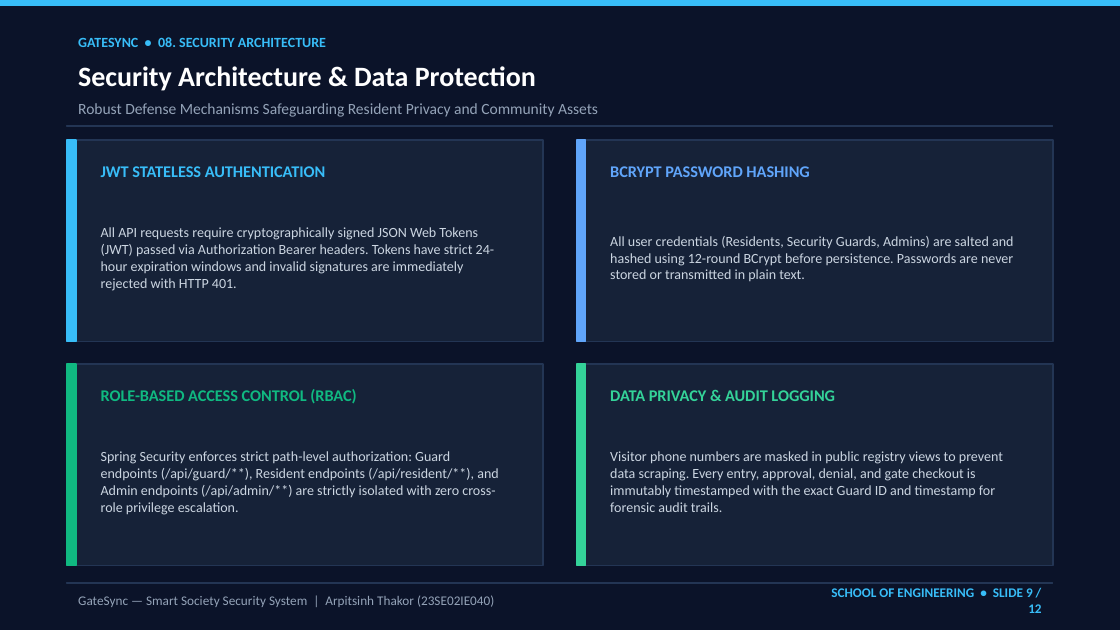
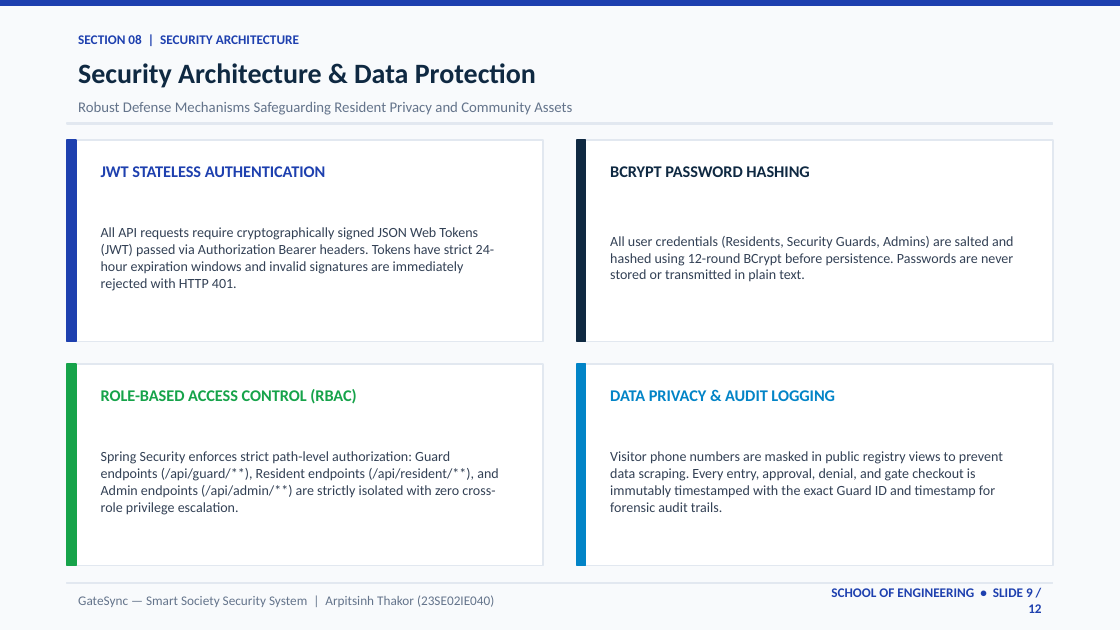
Before and after one commit to arpitthakor28/sms1, a slide deck: slide 9 of GateSync_Project_Presentation.pptx. Drawn at 1120x630 pixels with LibreOffice and Linux fonts; fonts in the diff are those of the drawing. Boxes give left, top, right and bottom in pixels: in the first picture for what was removed or moved away, otherwise in the second. Text is boxed around its words. In the diff, an @@ line names an element or a change of style, - is before the commit and + after.

Commit message:
Update presentation: human executive cold theme, School of Engineering, Full Stack Dev - Java

```diff
--- a/GateSync_Project_Presentation.pptx
+++ b/GateSync_Project_Presentation.pptx
@@ background #0B1329 to #F8FAFC @@
@@ rectangle at (0, 0, 1120, 6): fill #38BDF8 to #1E40AF; outline #38BDF8 1 pt to #1E40AF 1 pt @@
@@ text "Security Architecture & Data Protection" at (78, 63, 536, 88): text colour #FFFFFF to #0F2942 @@
@@ text at (78, 35, 299, 44): text changed; size 9 to 8.5 pt; text colour #38BDF8 to #1E40AF @@
-GATESYNC • 08. SECURITY ARCHITECTURE
+SECTION 08 | SECURITY ARCHITECTURE
@@ text "Robust Defense Mechanisms Safeguarding Resident ..." at (78, 102, 572, 115): size 10 to 9.5 pt, text colour #94A3B8 to #64748B @@
@@ rectangle at (67, 140, 76, 342): fill #38BDF8 to #1E40AF; outline #38BDF8 1 pt to #1E40AF 1 pt @@
@@ rectangle at (67, 123, 1053, 124): fill #233554 to #E2E8F0; outline #233554 1 pt to #E2E8F0 1 pt @@
@@ rectangle at (577, 140, 586, 342): fill #60A5FA to #0F2942; outline #60A5FA 1 pt to #0F2942 1 pt @@
@@ text "JWT STATELESS AUTHENTICATION" at (101, 166, 326, 177): text colour #38BDF8 to #1E40AF @@
@@ text "BCRYPT PASSWORD HASHING" at (610, 166, 809, 177): text colour #60A5FA to #0F2942 @@
@@ rectangle at (67, 364, 76, 566): fill #10B981 to #16A34A; outline #10B981 1 pt to #16A34A 1 pt @@
@@ text "ROLE-BASED ACCESS CONTROL (RBAC)" at (101, 389, 356, 404): text colour #10B981 to #16A34A @@
@@ fill #162238 to #FFFFFF; outline #233554 1 pt to #E2E8F0 1 pt in 4 elements at (67, 140, 543, 342), (577, 140, 1053, 342), (67, 364, 543, 566), (577, 364, 1053, 566) @@
@@ rectangle at (577, 364, 586, 566): fill #34D399 to #0284C7; outline #34D399 1 pt to #0284C7 1 pt @@
@@ text "DATA PRIVACY & AUDIT LOGGING" at (610, 390, 835, 401): text colour #34D399 to #0284C7 @@
@@ text colour #CBD5E1 to #334155 in 4 elements at (101, 227, 494, 291), (610, 236, 1013, 281), (101, 451, 498, 515), (610, 451, 1003, 512) @@
@@ text "GateSync — Smart Society Security ..." at (78, 595, 494, 607): text colour #94A3B8 to #64748B @@
@@ rectangle at (67, 582, 1053, 584): fill #233554 to #E2E8F0; outline #233554 1 pt to #E2E8F0 1 pt @@
@@ text "SCHOOL OF ENGINEERING • SLIDE ..." at (831, 588, 1041, 613): text colour #38BDF8 to #1E40AF @@
```
Also in this commit, not shown: 11 other slides changed, 7 other files.
